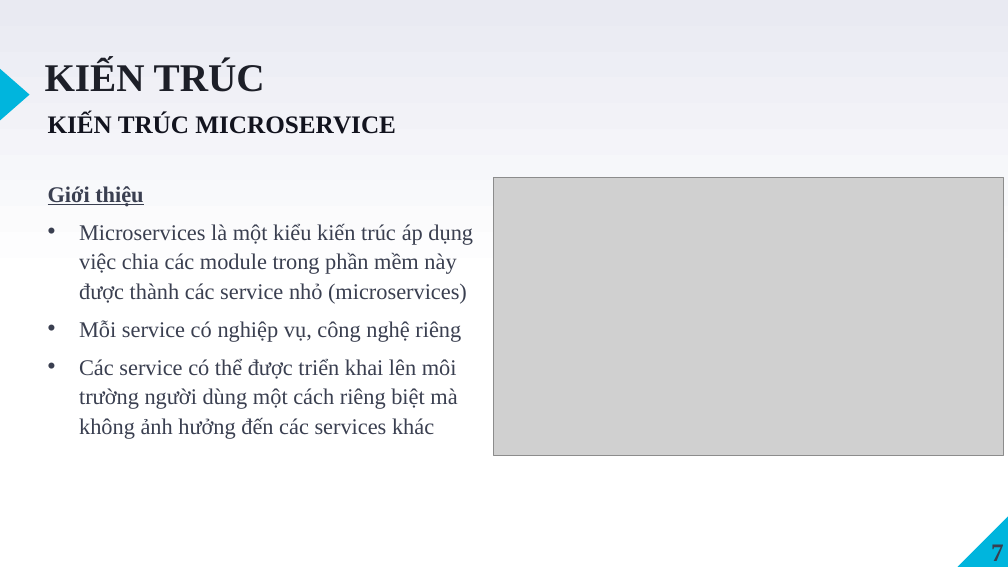
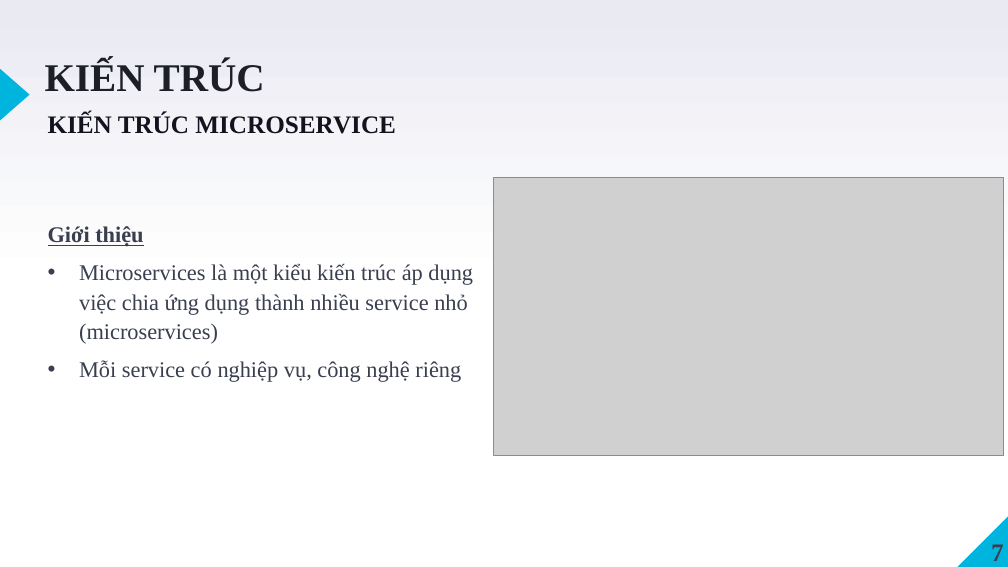
Before and after one commit to VoQuangTuong185/DoAnTotNghiep, a slide deck: slide 7 of Documentation/BCDK4/CN_185_VoQuangTuong_TomTat_BCCK.pptx. Drawn at 1008x567 pixels with LibreOffice and Linux fonts; fonts in the diff are those of the drawing; grey boxes stand for pictures. Boxes give left, top, right and bottom in pixels: in the first picture for what was removed or moved away, otherwise in the second. Text is boxed around its words. In the diff, an @@ line names an element or a change of style, - is before the commit and + after.

```diff
--- a/Documentation/BCDK4/CN_185_VoQuangTuong_TomTat_BCCK.pptx
+++ b/Documentation/BCDK4/CN_185_VoQuangTuong_TomTat_BCCK.pptx
@@ text "Giới thiệu" moved from (x1=48, y1=186, x2=473, y2=439) to (x1=48, y1=226, x2=473, y2=382) @@
@@ text at (x1=79, y1=263, x2=473, y2=344): text changed @@
-• Microservices là một kiểu kiến trúc áp dụng việc chia các module trong phần mềm này được thành các service nhỏ (microservices)
+• Microservices là một kiểu kiến trúc áp dụng việc chia ứng dụng thành nhiều service nhỏ (microservices)
@@ text at (x1=79, y1=359, x2=457, y2=439): paragraph removed @@
-• Các service có thể được triển khai lên môi trường người dùng một cách riêng biệt mà không ảnh hưởng đến các services khác
```
Also in this commit, not shown: 3 other slides changed, 1 other file.
